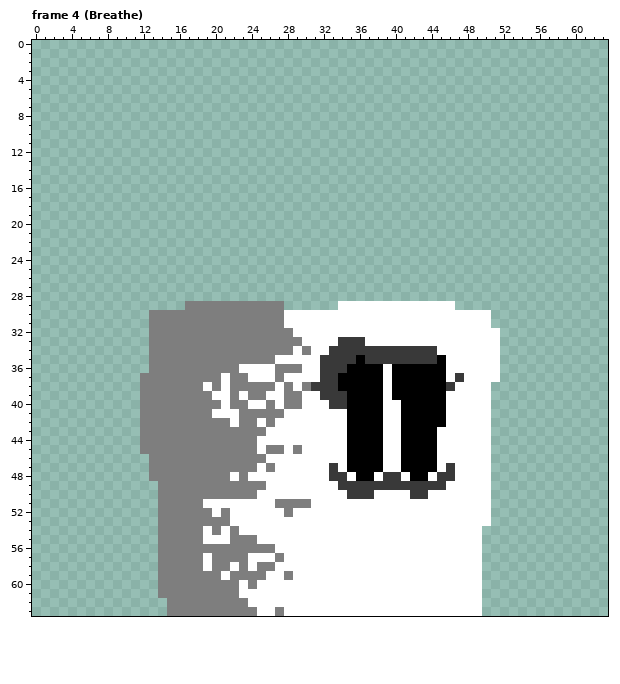
One commit to this pixel-art file: Assets/Sprites/Players/Cubert/CubertAsepsrite.ase. The picture above is the old version.
64x64 pixels, 21 frames. Shown: frame 4 (Breathe). The commit also changed other frames, which this record leaves out.
After the commit:
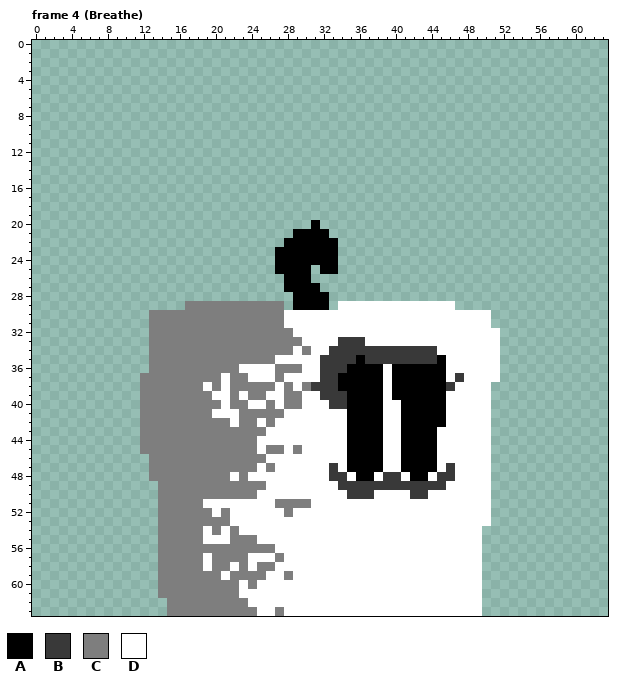
Palette (. is transparent): A #000000  B #393939  C #7e7e7e  D #ffffff
The exact change:
{"where": "frame 4 (Breathe)"}
{"frame":4,"y":20,"x":31,"old":".","new":"A"}
{"frame":4,"y":21,"x":29,"old":"....","new":"AAAA"}
{"frame":4,"y":22,"x":28,"old":"......","new":"AAAAAA"}
{"frame":4,"y":23,"x":27,"old":".......","new":"AAAAAAA"}
{"frame":4,"y":24,"x":27,"old":".......","new":"AAAAAAA"}
{"frame":4,"y":25,"x":27,"old":"....","new":"AAAA"}
{"frame":4,"y":25,"x":32,"old":"..","new":"AA"}
{"frame":4,"y":26,"x":28,"old":"...","new":"AAA"}
{"frame":4,"y":27,"x":28,"old":"....","new":"AAAA"}
{"frame":4,"y":28,"x":29,"old":"....","new":"AAAA"}
{"frame":4,"y":29,"x":29,"old":"....","new":"AAAA"}
{"label":"added","picture_box":[275,220,338,310]}
